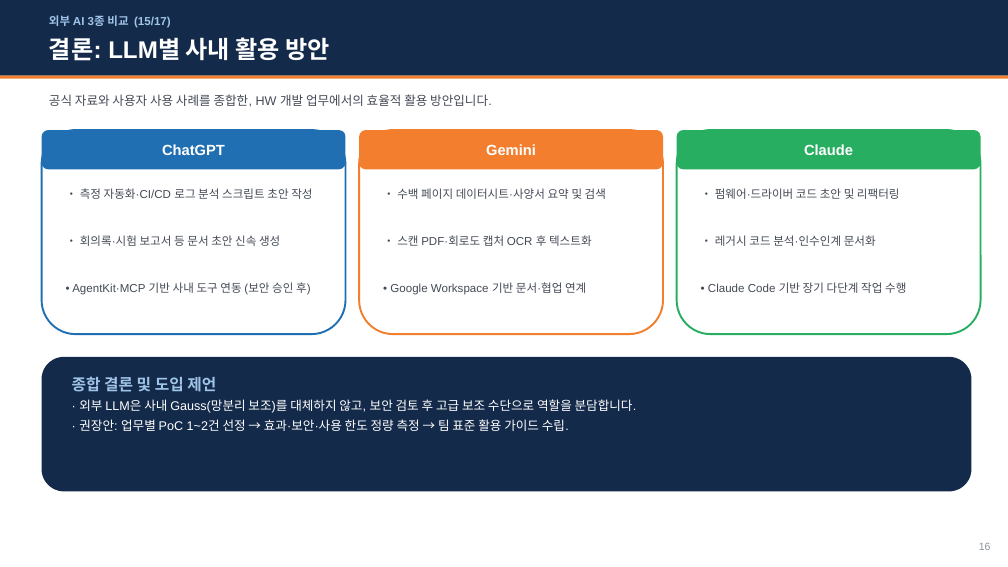
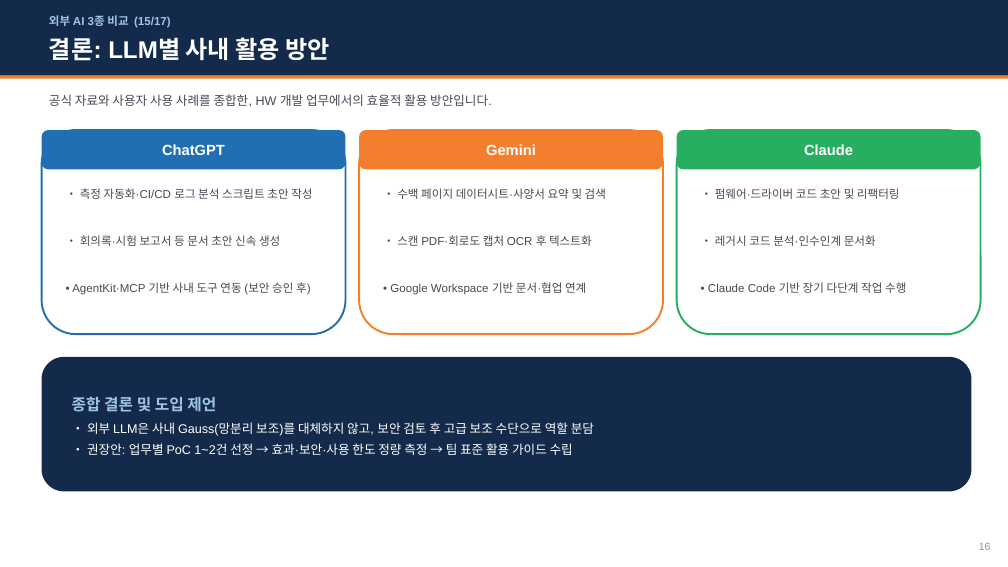
Before and after one commit to whaleonbush/poc, a slide deck: slide 16 of 외부AI_3종_비교조사.pptx. Drawn at 1008x567 pixels with LibreOffice and Linux fonts; fonts in the diff are those of the drawing. Boxes give left, top, right and bottom in pixels: in the first picture for what was removed or moved away, otherwise in the second. Text is boxed around its words. In the diff, an @@ line names an element or a change of style, - is before the commit and + after.

```diff
--- a/외부AI_3종_비교조사.pptx
+++ b/외부AI_3종_비교조사.pptx
@@ text "종합 결론 및 도입 제언": place and size @@
-text "종합 결론 및 도입 제언" at (72, 377, 637, 431)
+text "종합 결론 및 도입 제언" at (72, 397, 594, 455)
@@ text "종합 결론 및 도입 제언" at (72, 397, 594, 455): vertical alignment top to middle @@
@@ text at (72, 397, 216, 412): line spacing 1.14 to 1.22; more space between paragraphs @@
@@ text at (87, 422, 594, 455): text changed @@
-· 외부 LLM은 사내 Gauss(망분리 보조)를 대체하지 않고, 보안 검토 후 고급 보조 수단으로 역할을 분담합니다.
-· 권장안: 업무별 PoC 1~2건 선정 → 효과·보안·사용 한도 정량 측정 → 팀 표준 활용 가이드 수립.
+• 외부 LLM은 사내 Gauss(망분리 보조)를 대체하지 않고, 보안 검토 후 고급 보조 수단으로 역할 분담
+• 권장안: 업무별 PoC 1~2건 선정 → 효과·보안·사용 한도 정량 측정 → 팀 표준 활용 가이드 수립
```
Also in this commit, not shown: 3 other slides changed, 1 other file.
